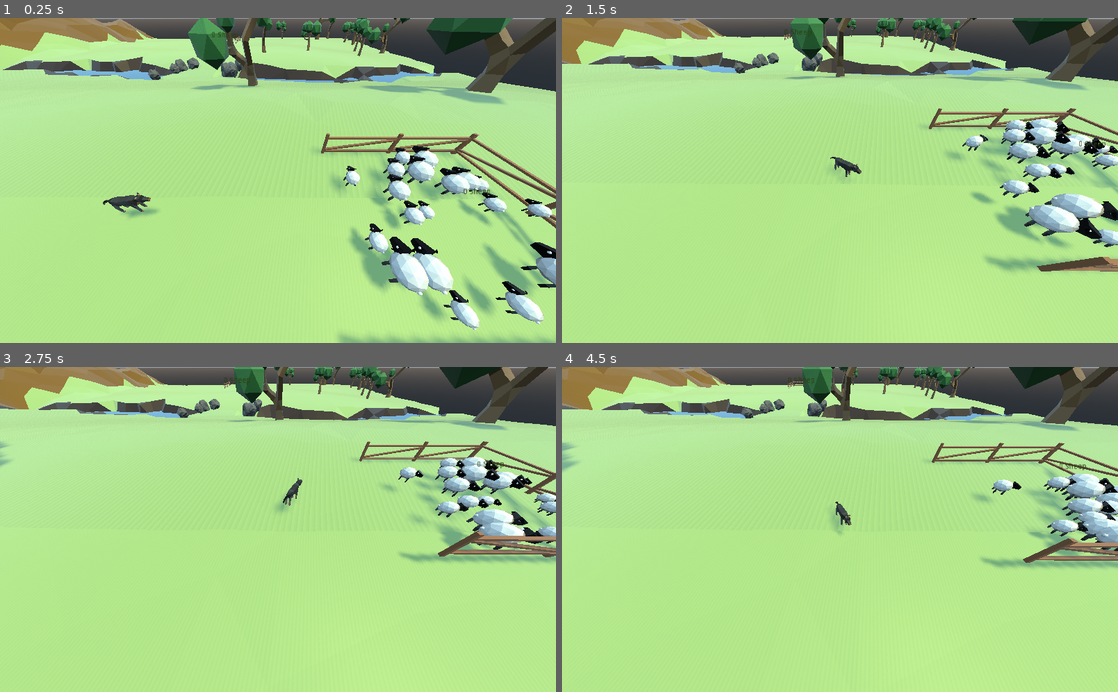
Above: before the commit, frames 1-4 (two rows, left to right).
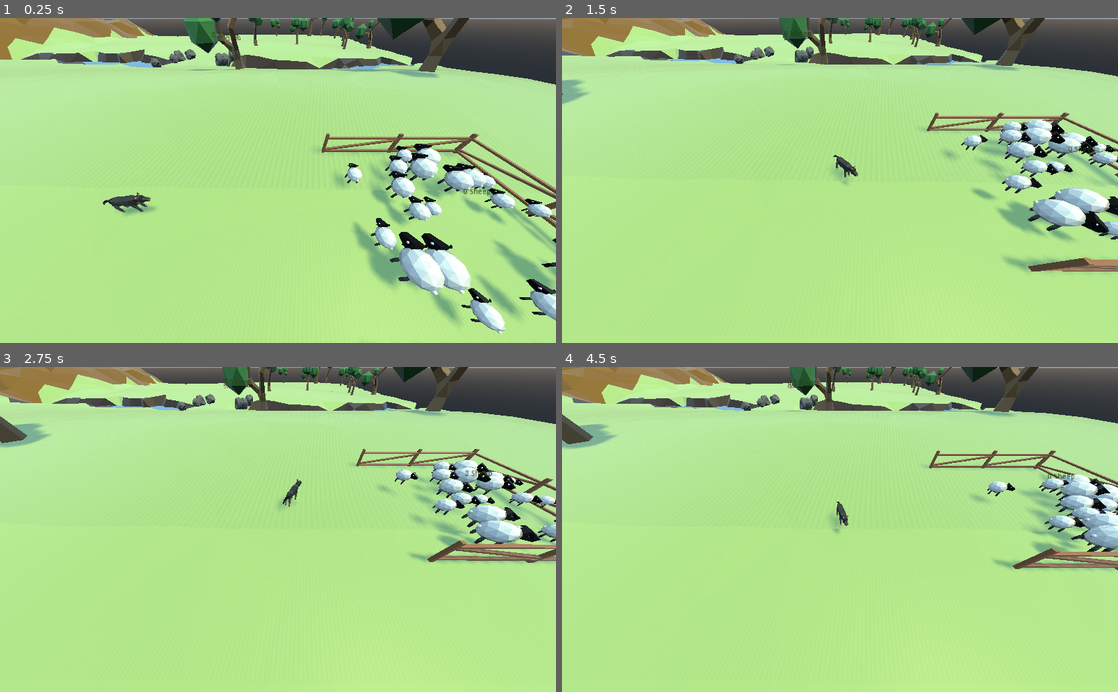
Above: after the commit, the same moments.

Repository: panic-fennecs/ideal-garbanzo
Game: Godot game, scene res://Main.tscn
The game is run twice, just before and just after one commit, with the same random seed, the same clock (stepped at 60 frames per second) and the same inputs. Sound files missing from this copy of the repository are replaced by a short silence.
Inputs (mouse positions are in pixels of both pictures, inside the frame that each line leads up to):
- Up to frame 1 (0.25 s): no input
- Up to frame 2 (1.5 s): tap Enter at 0.5 s; move the mouse to (962, 164) at 0.52 s; click (962, 164) at 0.67 s; drag from (728, 196) to (812, 245) at 1.27 s
- Up to frame 3 (2.75 s): move the mouse to (333, 458) at 2.02 s; click (333, 458) at 2.17 s
- Up to frame 4 (4.5 s): drag from (812, 594) to (673, 480) at 2.77 s; move the mouse to (1006, 578) at 3.52 s; click (1006, 578) at 3.67 s; drag from (673, 480) to (756, 448) at 4.27 s

The runs differ from the first frame. In frame 1, 21% of the frame differs, in the area x 0-100%, y 0-100%; in frame 2, 14%; in frame 3, 13%; in frame 4, 12%.

Commit message:
terrain2 created

Diff:
--- a/Dog.gd
+++ b/Dog.gd
@@ -44,5 +44,5 @@
 	else:
 		move_animation.idle()
 
-func _on_Ground_clicked(pos):
+func position_changed(pos):
 	target_pos = pos
--- a/Ground.gd
+++ b/Ground.gd
@@ -1,16 +1,15 @@
-extends Spatial
+extends StaticBody
 
-signal clicked(pos)
 var pressing = false
 
-func _on_StaticBody_input_event(_camera, event, click_position, _click_normal, _shape_idx):
+func _on_Ground_input_event(_camera, event, click_position, _click_normal, _shape_idx):
 	if event is InputEventMouseButton:
 		if event.button_index == BUTTON_LEFT:
 			if event.pressed:
 				pressing = true
-				emit_signal("clicked", click_position)
+				$"/root/Main/Dog".position_changed(click_position)
 	if pressing and event is InputEventMouseMotion:
-		emit_signal("clicked", click_position)
+		$"/root/Main/Dog".position_changed(click_position)
 
 func _input(event):
 	if event is InputEventMouseButton and not event.pressed:
--- a/Ground.tscn
+++ b/Level1.tscn
@@ -19,10 +19,10 @@
 extents = Vector3( 1.22684, 1, 1 )
 
 [node name="Level1" type="Spatial"]
-transform = Transform( 200, 0, 0, 0, 200, 0, 0, 0, 200, 0, -8, 0 )
-script = ExtResource( 1 )
+transform = Transform( 200, 0, 0, 0, 200, 0, 0, 0, 200, -110, -6, -150 )
 
 [node name="Ground" type="StaticBody" parent="."]
+script = ExtResource( 1 )
 
 [node name="CollisionShape" type="CollisionShape" parent="Ground"]
 shape = SubResource( 1 )
@@ -150,6 +150,6 @@
 [node name="CollisionShape5" type="CollisionShape" parent="Walls"]
 transform = Transform( -1.62921e-08, 0, 1, 0, 1, 0, -0.1, 0, -1.62921e-07, -0.0207829, 0, 1.04082 )
 shape = SubResource( 3 )
-[connection signal="input_event" from="Ground" to="." method="_on_StaticBody_input_event"]
+[connection signal="input_event" from="Ground" to="Ground" method="_on_Ground_input_event"]
 
 [editable path="Detail/Tree07"]
--- /dev/null
+++ b/Level2.tscn
@@ -0,0 +1,11 @@
+[gd_scene load_steps=3 format=2]
+
+[ext_resource path="res://Ground.gd" type="Script" id=1]
+[ext_resource path="res://Terrain2Model.tscn" type="PackedScene" id=2]
+
+[node name="Level2" type="Spatial"]
+transform = Transform( 1, 0, 0, 0, 1, 0, 0, 0, 1, 0, -1.41757, 0 )
+
+[node name="Ground" parent="." instance=ExtResource( 2 )]
+script = ExtResource( 1 )
+[connection signal="input_event" from="Ground" to="Ground" method="_on_Ground_input_event"]
--- a/Main.gd
+++ b/Main.gd
@@ -1,6 +1,7 @@
 extends Spatial
 
 onready var SheepScene = preload("res://Sheep.tscn")
+onready var Level1 = preload("res://Level1.tscn")
 
 var sheep = []
 
@@ -20,4 +21,5 @@
 
 func _ready():
 	randomize()
+	add_child(Level1.instance())
 	init_sheep()
--- a/Main.tscn
+++ b/Main.tscn
@@ -1,6 +1,5 @@
-[gd_scene load_steps=6 format=2]
+[gd_scene load_steps=5 format=2]
 
-[ext_resource path="res://Ground.tscn" type="PackedScene" id=1]
 [ext_resource path="res://Main.gd" type="Script" id=2]
 [ext_resource path="res://Dog.tscn" type="PackedScene" id=3]
 [ext_resource path="res://Camera.gd" type="Script" id=4]
@@ -8,9 +7,6 @@
 
 [node name="Main" type="Spatial"]
 script = ExtResource( 2 )
-
-[node name="Ground" parent="." instance=ExtResource( 1 )]
-transform = Transform( 200, 0, 0, 0, 200, 0, 0, 0, 200, -102.423, -8, -133.439 )
 
 [node name="Camera" type="Camera" parent="."]
 transform = Transform( 1, 0, 0, 0, 0.642788, 0.766044, 0, -0.766044, 0.642788, 0, 15, 0 )
@@ -34,4 +30,3 @@
 transform = Transform( -1.62921e-07, 0, -1, 0, 1, 0, 1, 0, -1.62921e-07, 0, -1.20727, 0 )
 
 [node name="SheepSpawn" type="Position3D" parent="."]
-[connection signal="clicked" from="Ground" to="Dog" method="_on_Ground_clicked"]
Not shown, changed: Terrain2Model.tscn
Binary file changed: terrain2.glb
